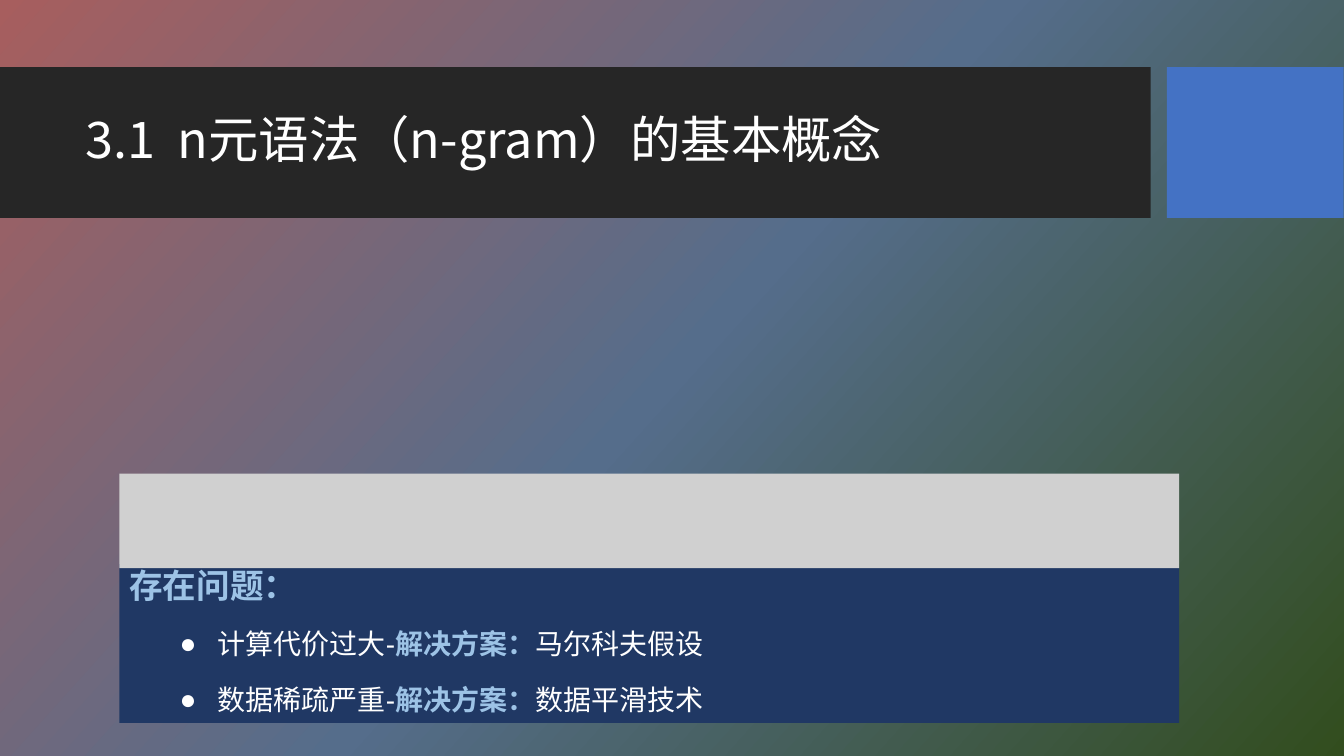
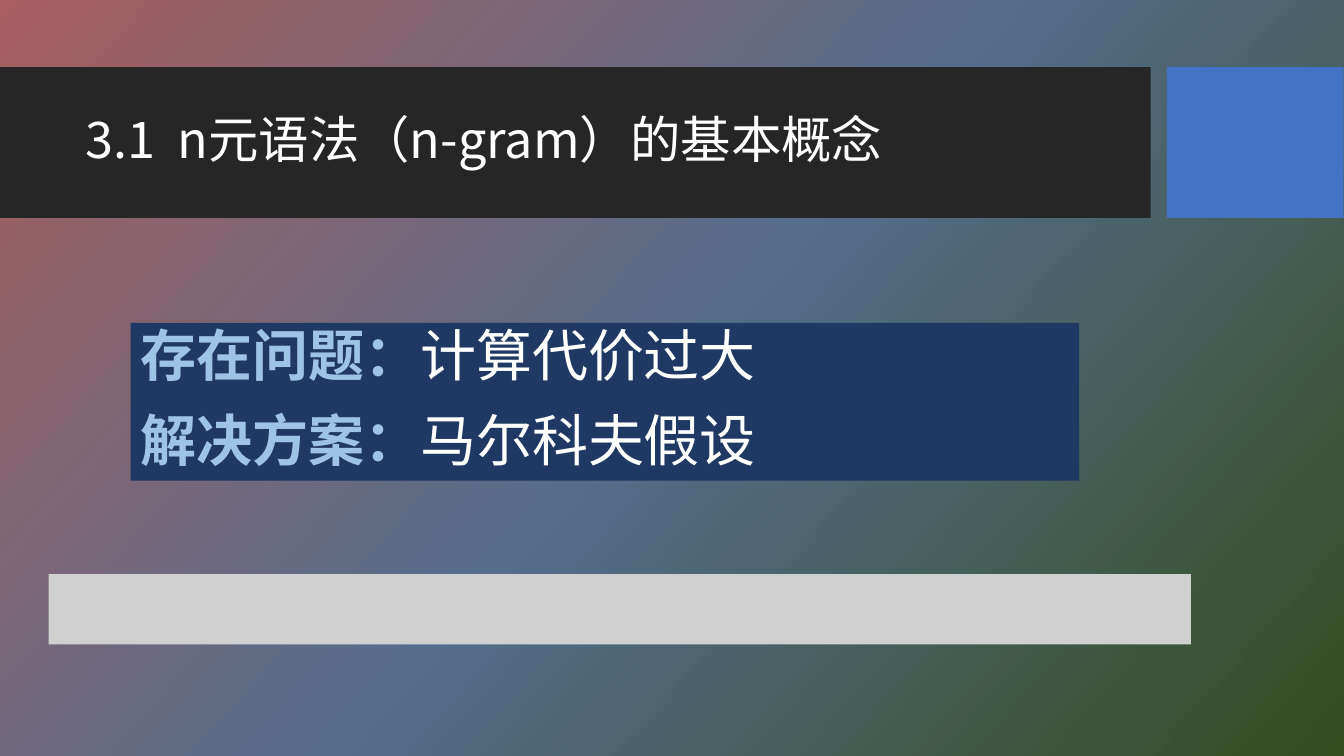
Before and after one commit to HBU/NLP_PPT, a slide deck: slide 6 of PPT-2020/ch03 n元语法模型.pptx (slide 4 before the commit). Drawn at 1344x756 pixels with LibreOffice and Linux fonts; fonts in the diff are those of the drawing; grey boxes stand for pictures; background and template pictures are left out. Boxes give left, top, right and bottom in pixels: in the first picture for what was removed or moved away, otherwise in the second. Text is boxed around its words. In the diff, an @@ line names an element or a change of style, - is before the commit and + after.

```diff
--- a/PPT-2020/ch03 n元语法模型.pptx
+++ b/PPT-2020/ch03 n元语法模型.pptx
@@ rectangle "存在问题：计算代价过大": place and size @@
-rectangle "存在问题：计算代价过大" at [119, 565, 1179, 724]
+rectangle "存在问题：计算代价过大" at [131, 323, 1080, 481]
@@ text in rectangle at [140, 319, 755, 466]: text changed; size 20 to 40 pt @@
-存在问题：
-  ● 计算代价过大-解决方案：马尔科夫假设
-  ● 数据稀疏严重-解决方案：数据平滑技术
+存在问题：计算代价过大
+解决方案：马尔科夫假设
@@ picture removed at [119, 474, 1179, 569] @@
@@ picture added at [48, 574, 1191, 644] @@
```
Also in this commit, not shown: 1 other slide changed, 2 slides added, 1 slide removed.
